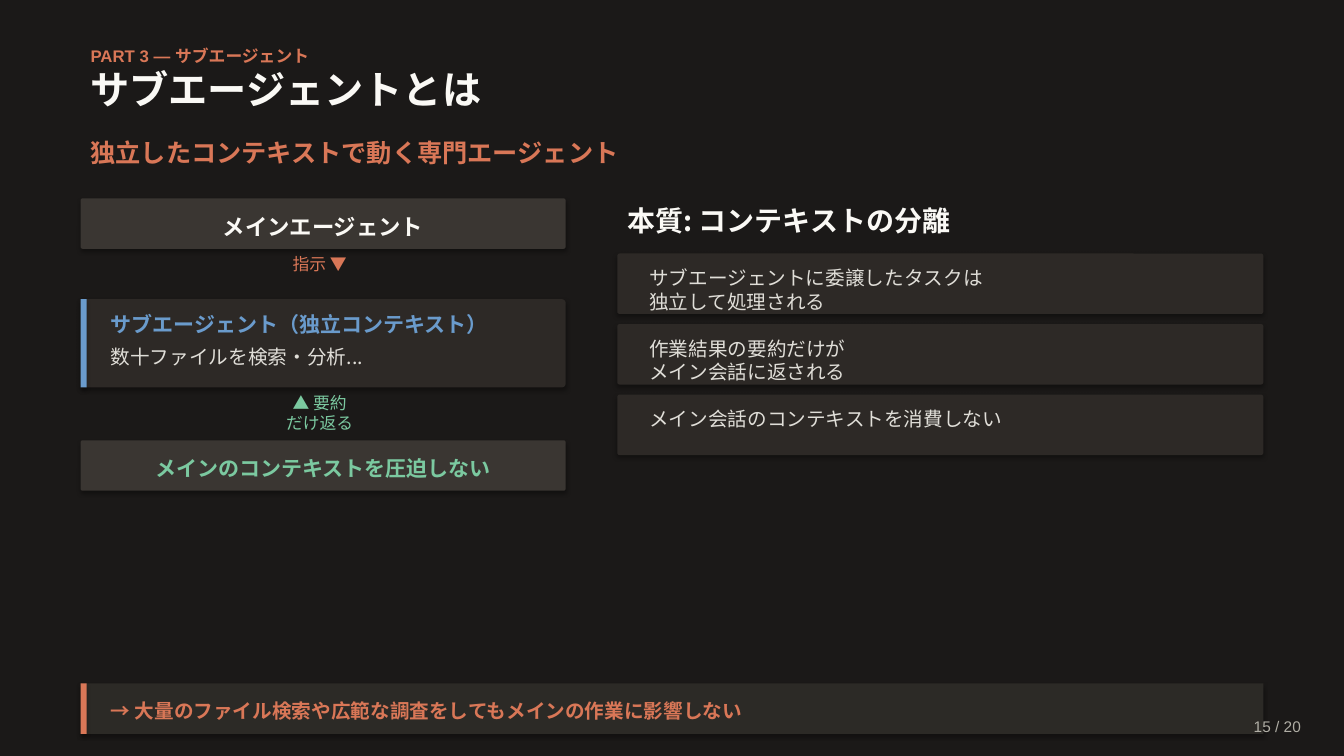
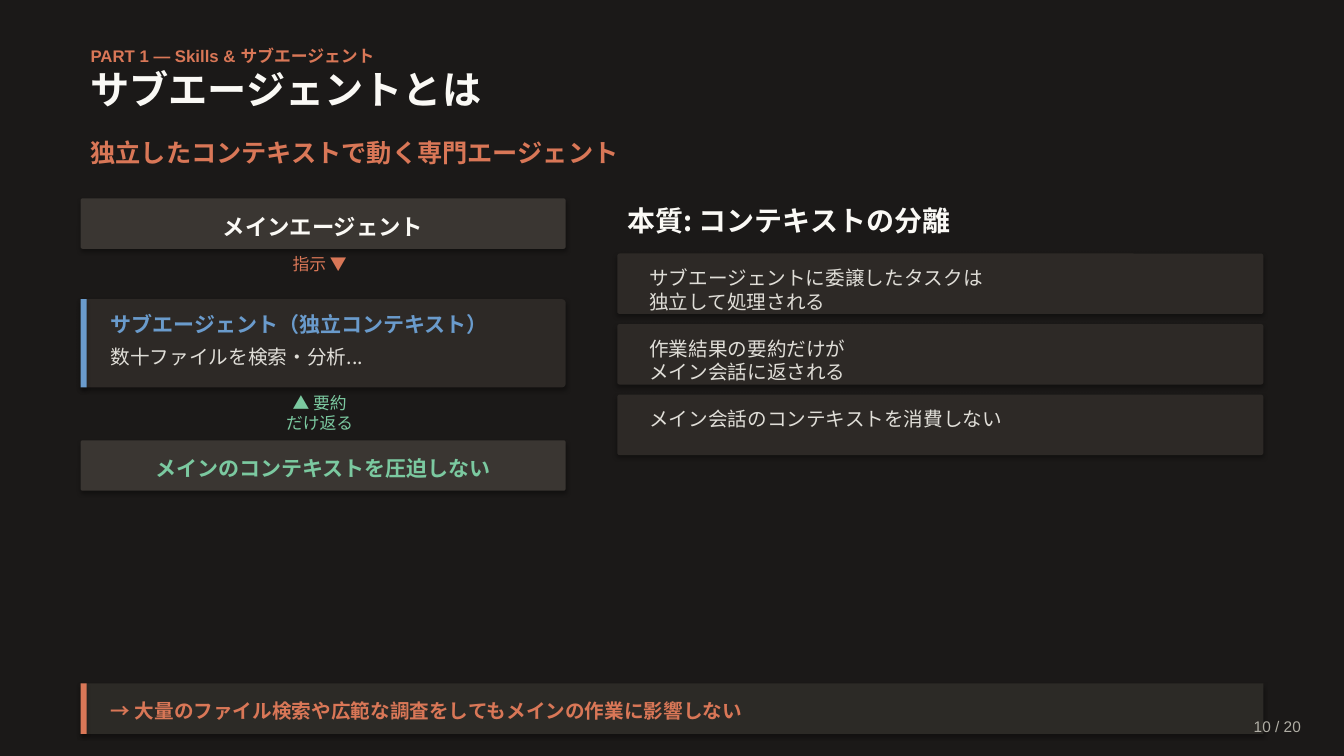
Before and after one commit to Ischca/zenn, a slide deck: slide 10 of slides/Claude_session3.pptx (slide 15 before the commit). Drawn at 1344x756 pixels with LibreOffice and Linux fonts; fonts in the diff are those of the drawing. Boxes give left, top, right and bottom in pixels: in the first picture for what was removed or moved away, otherwise in the second. Text is boxed around its words. In the diff, an @@ line names an element or a change of style, - is before the commit and + after.

```diff
--- a/slides/Claude_session3.pptx
+++ b/slides/Claude_session3.pptx
@@ text at (91,47,375,63): text changed @@
-PART 3 — サブエージェント
+PART 1 — Skills & サブエージェント
@@ text at (1254,721,1301,732): text changed @@
-15 / 20
+10 / 20
```
Also in this commit, not shown: 11 other slides changed, 8 slides added, 8 slides removed, 1 other file.
